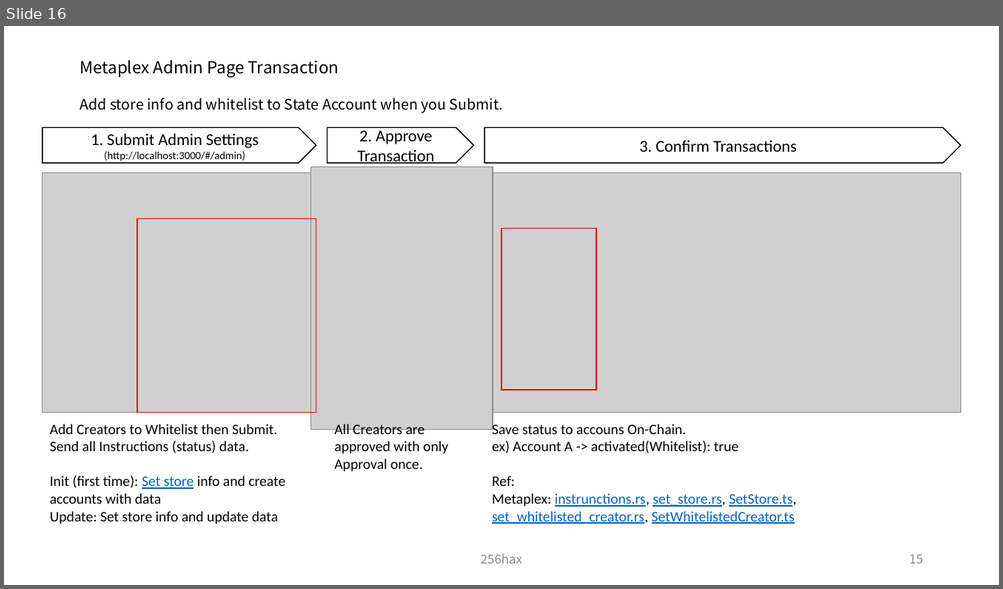
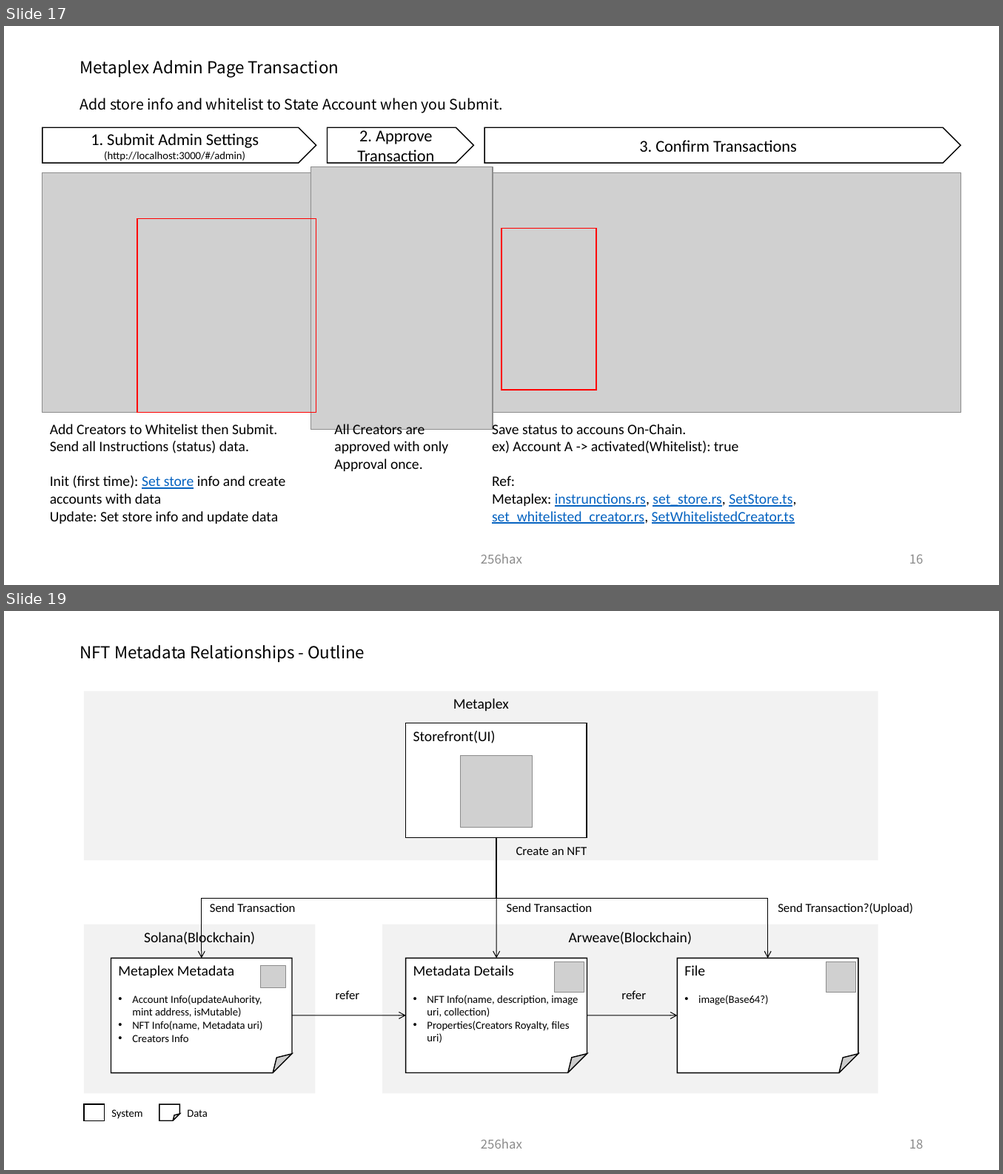
Before and after one commit to SmartGru25/Solana-React-Minimal, a slide deck: docs/Solana_Blockchain_Outline_Figure.pptx. Shown one above the other, each under a label of ours: slide 16 before the commit, slides 17 and 19 after it; the slides between them are not shown. The pictures are 1003x589 and 1003x1174 pixels, drawn with LibreOffice and Linux fonts; fonts in the diff are those of the drawing; grey boxes stand for pictures. Boxes give left, top, right and bottom in pixels: in the first picture for what was removed or moved away, otherwise in the second. Text is boxed around its words. In the diff, an @@ line names an element or a change of style, - is before the commit and + after.

Commit message:
docs: add Metaplex Metadata Relationships

```diff
--- a/docs/Solana_Blockchain_Outline_Figure.pptx
+++ b/docs/Solana_Blockchain_Outline_Figure.pptx
@@ slide 19 added at [4,611,999,1170], background #FFFFFF @@
@@ title added at [79,645,364,662], 16 pt, text #000000 @@
+NFT Metadata Relationships - Outline
@@ rectangle added at [84,692,878,861], fill #F2F2F2, 14 pt, text #000000 @@
+Metaplex
@@ rectangle added at [405,723,586,838], fill #FFFFFF, outline #000000 1 pt, 14 pt, text #000000 @@
+Storefront(UI)
@@ picture added at [461,756,532,827] @@
@@ elbow arrow added from (496, 838) to (202, 959), #000000 0.75 pt @@
@@ elbow arrow added from (496, 838) to (767, 959), #000000 0.75 pt @@
@@ arrow added from (496, 838) to (496, 959), #000000 0.75 pt @@
@@ text added at [516,847,586,855], 12 pt, text #000000 @@
+Create an NFT
@@ text added at [210,903,295,912], 12 pt, text #000000 @@
+Send Transaction
@@ text added at [506,903,592,912], 12 pt, text #000000 @@
+Send Transaction
@@ text added at [777,903,913,914], 12 pt, text #000000 @@
+Send Transaction?(Upload)
@@ rectangle added at [84,924,315,1093], fill #F2F2F2, 14 pt, text #000000 @@
+Solana(Blockchain)
@@ rectangle added at [382,924,878,1093], fill #F2F2F2, 14 pt, text #000000 @@
+Arweave(Blockchain)
@@ folded corner added at [111,959,292,1073], fill #FFFFFF, outline #000000 1 pt, 10.5 pt, text #000000 @@
+Metaplex Metadata
+• Account Info(updateAuhority, mint address, isMutable)
+• NFT Info(name, Metadata uri)
+• Creators Info
@@ folded corner added at [405,959,586,1073], fill #FFFFFF, outline #000000 1 pt, 10.5 pt, text #000000 @@
+Metadata Details
+• NFT Info(name, description, image uri, collection)
+• Properties(Creators Royalty, files uri)
@@ picture added at [555,963,583,993] @@
@@ folded corner added at [677,959,858,1073], fill #FFFFFF, outline #000000 1 pt, 10.5 pt, text #000000 @@
+File
+• image(Base64?)
@@ picture added at [826,963,855,993] @@
@@ picture added at [261,966,286,988] @@
@@ text added at [336,991,360,999], 12 pt, text #000000 @@
+refer
@@ text added at [621,991,646,999], 12 pt, text #000000 @@
+refer
@@ arrow added from (292, 1016) to (405, 1016), #000000 0.75 pt @@
@@ arrow added from (586, 1016) to (677, 1016), #000000 0.75 pt @@
@@ rectangle added at [84,1105,104,1122], fill #FFFFFF, outline #000000 1 pt @@
@@ text added at [111,1110,142,1119], 10.5 pt, text #000000 @@
+System
@@ folded corner added at [159,1105,179,1122], fill #FFFFFF, outline #000000 1 pt @@
@@ text added at [187,1110,208,1117], 10.5 pt, text #000000 @@
+Data
@@ text added at [481,1139,522,1149], 12 pt, text #8C8C8C @@
+256hax
@@ page number added at [909,1139,923,1149], 12 pt, text #8C8C8C @@
+18
@@ what was slide 16 is now slide 17 @@
@@ page number at [909,554,923,564]: text changed @@
-15
+16
```
Also in this commit, not shown: 2 slides changed, 3 other slides added, 2 slides removed.
